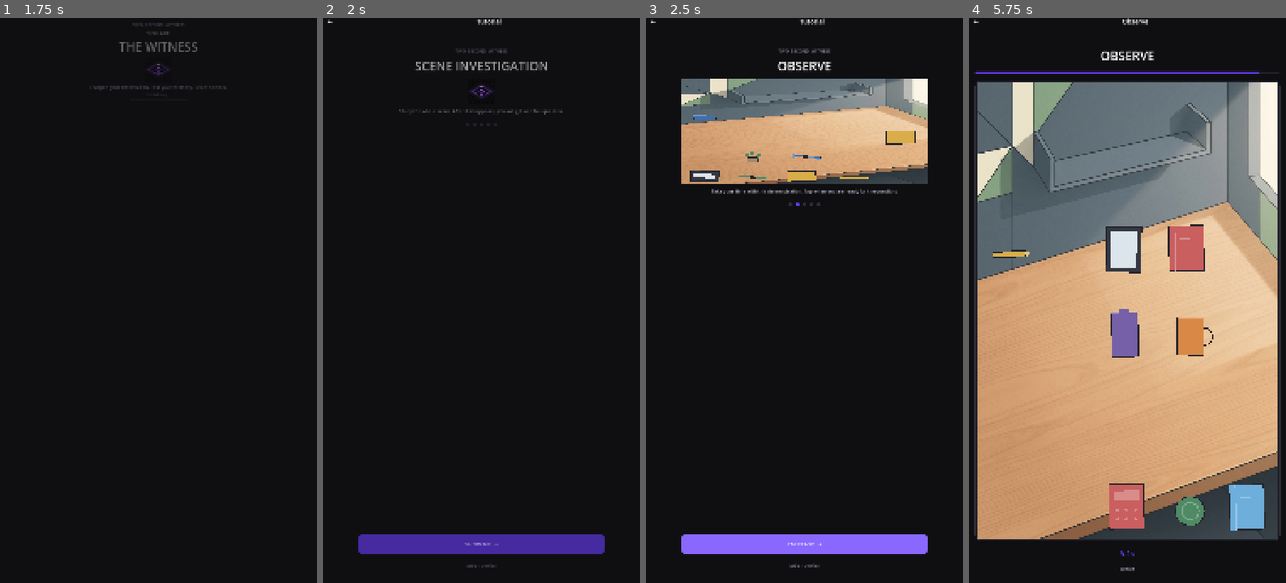
Above: before the commit, frames 1-4 (left to right).
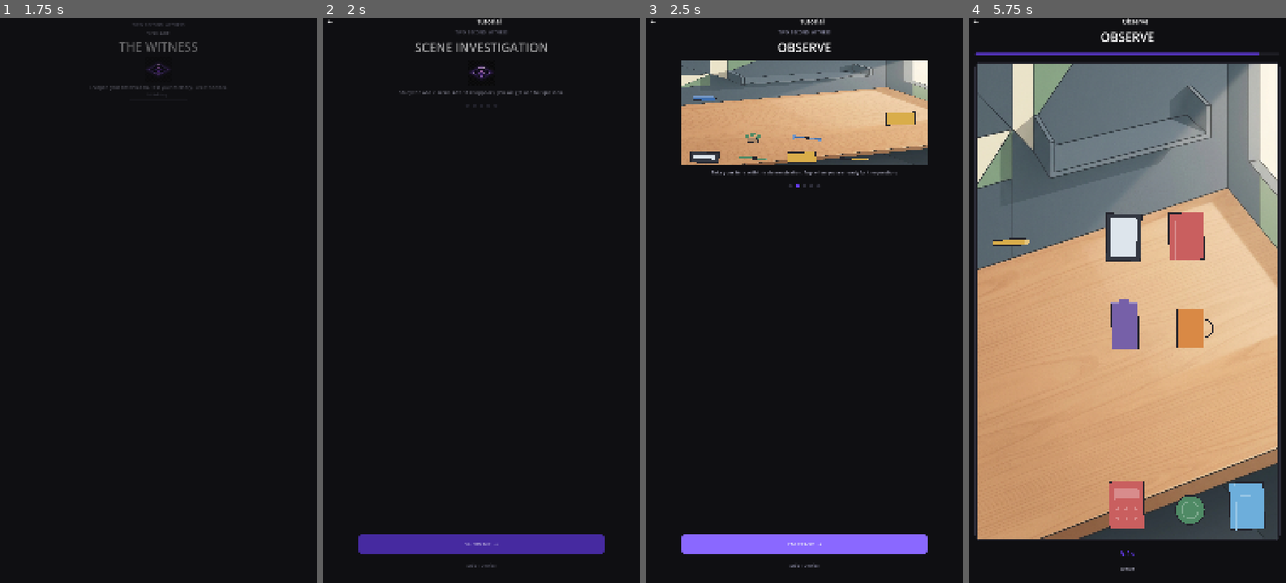
Above: after the commit, the same moments.

Repository: ITTYBITTYBITES/2-second-witness-mobile
Game: Godot game, scene res://src/ui/shell/AppShell.tscn
Same seed, same stepped clock (60 frames per second), same inputs: the game is played once before the commit and once after it.
Inputs (mouse positions are in pixels of both pictures, inside the frame that each line leads up to):
- Up to frame 1 (1.75 s): tap Enter at 0.5 s; move the mouse to (228, 272) at 0.52 s; click (228, 272) at 0.67 s; tap Space at 1.25 s; drag from (95, 328) to (142, 413) at 1.27 s
- Up to frame 2 (2 s): no input
- Up to frame 3 (2.5 s): click "SHOW ME →" at 2 s
- Up to frame 4 (5.75 s): click "I'M READY →" at 2.75 s; click "Green" at 3.5 s; click "ONE MORE STEP →" at 4.25 s; click "START PRACTICE ▶" at 5 s

Frame 1 is identical in both runs. In frame 2, 1.3% of the frame differs, in the area x 24-76%, y 2-18%; in frame 3, 12%; in frame 4, 14%, in the area x 1-99%, y 2-92%.

Commit message:
Fix navigation overlap and improve visual identity for ObjectRecall and PatternRecall
Co-authored-by: arena-agent <297053741+arena-agent@users.noreply.github.com>

Diff:
--- a/app/src/gameplay/families/object_recall/ObjectRecallView.gd
+++ b/app/src/gameplay/families/object_recall/ObjectRecallView.gd
@@ -10,6 +10,22 @@
 	mouse_filter = Control.MOUSE_FILTER_IGNORE
 	resized.connect(queue_redraw)
 	set_process(false)
+	_setup_background()
+
+func _setup_background() -> void:
+	var bg_path: String = "res://assets/gameplay/object_recall/background.png"
+	if ResourceLoader.exists(bg_path):
+		var bg := TextureRect.new()
+		bg.name = "Background"
+		bg.texture = load(bg_path)
+		bg.expand_mode = TextureRect.EXPAND_IGNORE_SIZE
+		bg.stretch_mode = TextureRect.STRETCH_SCALE
+		bg.set_anchors_and_offsets_preset(Control.PRESET_FULL_RECT)
+		bg.mouse_filter = Control.MOUSE_FILTER_IGNORE
+		add_child(bg)
+	else:
+		# Fallback is already in _draw
+		pass
 
 func set_scene_data(data: Dictionary, highlight_ids: Array = []) -> void:
 	_scene = data.duplicate(true)
@@ -31,22 +47,33 @@
 
 func _draw() -> void:
 	var high_contrast := AccessibilityService.is_high_contrast_enabled() if AccessibilityService else false
-	draw_rect(Rect2(Vector2.ZERO, size), Color.BLACK if high_contrast else Color("#12131A"), true)
+	# Background is now handled by TextureRect
+	if high_contrast:
+		draw_rect(Rect2(Vector2.ZERO, size), Color.BLACK, true)
+
 	var reveal: bool = not _highlights.is_empty() or bool(_scene.get("reveal_mode", false))
 	var missing_evidence := _missing_evidence()
 	var tray_bottom: float = 0.70 if reveal and not missing_evidence.is_empty() else 0.86
 	var tray := Rect2(size.x * 0.05, size.y * 0.12, size.x * 0.90, size.y * (tray_bottom - 0.12))
-	draw_rect(tray, Color.WHITE if high_contrast else Color("#E9E3D7"), true)
-	draw_rect(tray, Color.BLACK if high_contrast else Color("#6D6578"), false, 4.0)
+
+	# Premium Tray: Soft off-white with a subtle border
+	var tray_color := Color.WHITE if high_contrast else Color("#FDFCFB")
+	var border_color := Color.BLACK if high_contrast else Color("#B8AFBF")
+	draw_rect(tray, tray_color, true)
+	draw_rect(tray, border_color, false, 3.0 if high_contrast else 2.0)
+
 	var header := "EVIDENCE" if reveal else "REMEMBER THE SET"
+	var header_color := Color.WHITE if high_contrast else Color("#B7AECA")
+	var font_size := ThemeService.get_font_size("title") if ThemeService else 18
+
 	draw_string(
 		ThemeDB.fallback_font,
 		Vector2(tray.position.x, size.y * 0.075),
 		header,
 		HORIZONTAL_ALIGNMENT_CENTER,
 		tray.size.x,
-		18,
-		Color.WHITE if high_contrast else Color("#B7AECA")
+		font_size,
+		header_color
 	)
 	for value: Variant in _scene.get("objects", []):
 		if value is Dictionary:
@@ -73,22 +100,32 @@
 	var selected := _is_highlighted(data)
 	var high_contrast := AccessibilityService.is_high_contrast_enabled() if AccessibilityService else false
 	var pulse: float = 0.78 + 0.22 * sin(_reveal_elapsed * 5.0)
-	var card_color := Color.WHITE if high_contrast else Color("#FFFDF8")
+
+	# Premium Card: Soft white with a slight inner shadow effect
+	var card_color := Color.WHITE if high_contrast else Color("#FDFCFB")
 	draw_rect(card, card_color, true)
-	draw_rect(card, Color.BLACK if high_contrast else Color("#B8AFBF"), false, 3.0 if high_contrast else 2.0)
+	draw_rect(card, Color.BLACK if high_contrast else Color("#B8AFBF"), false, 2.0 if high_contrast else 1.5)
+
 	if selected:
-		draw_rect(card.grow(5.0 + pulse * 2.0), Color(1.0, 0.72, 0.30, pulse), false, 5.0)
+		# Golden glow for highlighted evidence
+		draw_rect(card.grow(4.0 + pulse * 2.0), Color(1.0, 0.72, 0.30, pulse * 0.5), false, 4.0)
+
 	var icon_center := card.position + Vector2(card.size.x * 0.5, card.size.y * 0.42)
 	var icon_extent := minf(card.size.x, card.size.y) * 0.23
 	_draw_icon(icon_center, icon_extent, str(data.get("kind", "circle")), Color(str(data.get("color", "#5B7FD0"))))
+
+	var label_text := str(data.get("label", "Object"))
+	var label_color := Color("#292631")
+	var label_size := ThemeService.get_font_size("caption") if ThemeService else 14
+
 	draw_string(
 		ThemeDB.fallback_font,
 		card.position + Vector2(4.0, card.size.y - 11.0),
-		str(data.get("label", "Object")),
+		label_text,
 		HORIZONTAL_ALIGNMENT_CENTER,
 		card.size.x - 8.0,
-		14,
-		Color("#292631")
+		label_size,
+		label_color
 	)
 
 func _draw_missing_evidence(items: Array[Dictionary]) -> void:
--- a/app/src/gameplay/families/pattern_recall/PatternRecallView.gd
+++ b/app/src/gameplay/families/pattern_recall/PatternRecallView.gd
@@ -11,6 +11,21 @@
 	mouse_filter = Control.MOUSE_FILTER_IGNORE
 	resized.connect(queue_redraw)
 	set_process(not _scene.is_empty() and _highlights.is_empty())
+	_setup_background()
+
+func _setup_background() -> void:
+	var bg_path: String = "res://assets/gameplay/pattern_recall/background.png"
+	if ResourceLoader.exists(bg_path):
+		var bg := TextureRect.new()
+		bg.name = "Background"
+		bg.texture = load(bg_path)
+		bg.expand_mode = TextureRect.EXPAND_IGNORE_SIZE
+		bg.stretch_mode = TextureRect.STRETCH_SCALE
+		bg.set_anchors_and_offsets_preset(Control.PRESET_FULL_RECT)
+		bg.mouse_filter = Control.MOUSE_FILTER_IGNORE
+		add_child(bg)
+	else:
+		pass
 
 func set_scene_data(data: Dictionary, highlight_ids: Array = []) -> void:
 	_scene = data.duplicate(true)
@@ -37,7 +52,9 @@
 
 func _draw() -> void:
 	var high_contrast := AccessibilityService.is_high_contrast_enabled() if AccessibilityService else false
-	draw_rect(Rect2(Vector2.ZERO, size), Color.BLACK if high_contrast else Color("#101119"), true)
+	# Background is now handled by TextureRect
+	if high_contrast:
+		draw_rect(Rect2(Vector2.ZERO, size), Color.BLACK, true)
 	var sequence_value: Variant = _scene.get("sequence", [])
 	var sequence: Array = sequence_value if sequence_value is Array else []
 	if sequence.is_empty():
@@ -70,10 +87,14 @@
 			var active := token == str(sequence[index])
 			var accumulated := revealed_tokens.has(token)
 			var high_contrast := AccessibilityService.is_high_contrast_enabled() if AccessibilityService else false
-			var fill := Color("#5B2CCB") if active and high_contrast else Color("#8A68FF") if active else Color("#352254") if accumulated and high_contrast else Color("#51406F") if accumulated else Color("#111111") if high_contrast else Color("#292934")
+
+			# Blueprint theme: glowing accents on dark blue
+			var fill := Color("#BFAEFF") if active and high_contrast else Color("#8A68FF") if active else Color("#5B2CCB") if accumulated and high_contrast else Color("#4A3B8C") if accumulated else Color("#111111") if high_contrast else Color("#1A2A4A")
 			draw_rect(rect, fill, true)
-			draw_rect(rect, Color.WHITE if high_contrast else Color("#77758A"), false, 3.0 if high_contrast else 2.0)
-			draw_string(ThemeDB.fallback_font, rect.position + Vector2(0, rect.size.y * 0.62), token, HORIZONTAL_ALIGNMENT_CENTER, rect.size.x, 19, Color.WHITE)
+			draw_rect(rect, Color.WHITE if high_contrast else Color("#BFAEFF"), false, 2.0 if high_contrast else 1.5)
+
+			var text_color := Color.WHITE if not active else Color("#FDFCFB")
+			draw_string(ThemeDB.fallback_font, rect.position + Vector2(0, rect.size.y * 0.64), token, HORIZONTAL_ALIGNMENT_CENTER, rect.size.x, 18, text_color)
 	if style == "cumulative_build" and index > 0:
 		var points := PackedVector2Array()
 		for step: int in range(index + 1):
--- a/app/src/ui/shell/AppShell.gd
+++ b/app/src/ui/shell/AppShell.gd
@@ -417,22 +417,34 @@
 
 	# Top bar offset
 	var top_bar_layer := get_node_or_null("TopBarLayer")
+	var top_bar_height: float = 0.0
 	if top_bar_layer:
 		top_bar_layer.offset_top = top
 		top_bar_layer.offset_left = left
 		top_bar_layer.offset_right = -right
+		top_bar_height = top_bar_layer.get_combined_minimum_size().y
+
 	# Navigation bottom offset
 	var nav_layer := get_node_or_null("NavigationLayer")
+	var nav_bar_height: float = 0.0
 	if nav_layer:
 		nav_layer.offset_bottom = -bottom
 		nav_layer.offset_left = left
 		nav_layer.offset_right = -right
+		nav_bar_height = nav_layer.get_combined_minimum_size().y
+
 	# Content container respects safe area
 	if content_container:
 		var current_route = NavigationService.current_route if NavigationService else "home"
 		var is_splash: bool = current_route in ["publisher_splash", "title_splash", "splash"]
-		var top_offset = top + (64 if not is_splash else 0)
-		var bottom_offset = -bottom - (80 if nav_bar and nav_bar.visible else 0)
+
+		var top_offset = top
+		if not is_splash:
+			top_offset += top_bar_height
+
+		var bottom_offset = -bottom
+		if nav_bar and nav_bar.visible:
+			bottom_offset -= nav_bar_height
 
 		content_container.offset_top = top_offset
 		content_container.offset_bottom = bottom_offset
Binary file added: app/assets/gameplay/object_recall/background.png
Binary file added: app/assets/gameplay/object_recall/icons_sheet.png
Binary file added: app/assets/gameplay/pattern_recall/background.png
